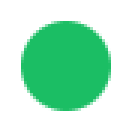
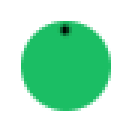
The second 135 × 135 image is a revision of the first. Changes to its layers:
painted on "Turtle" over [57, 21, 72, 39]
